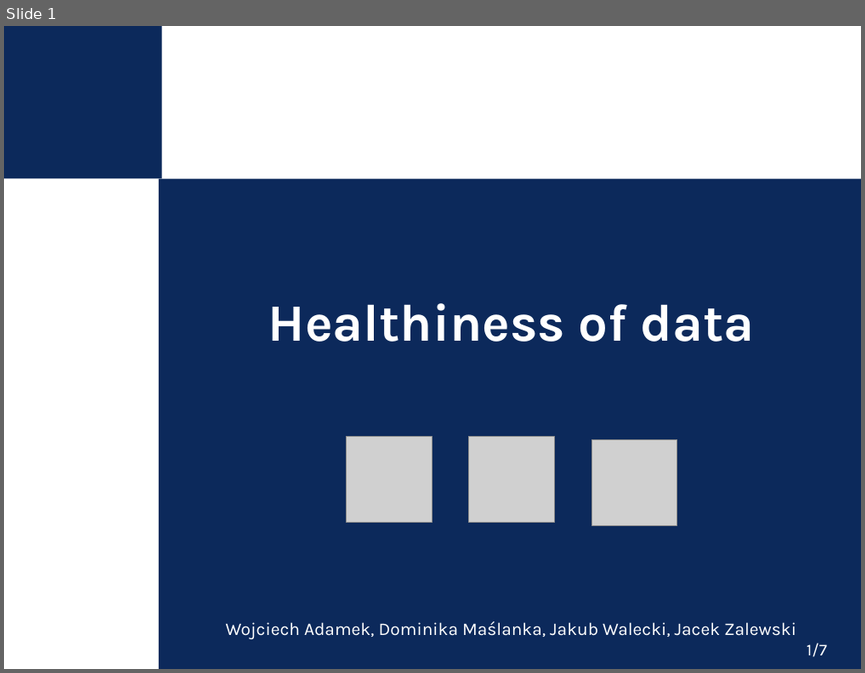
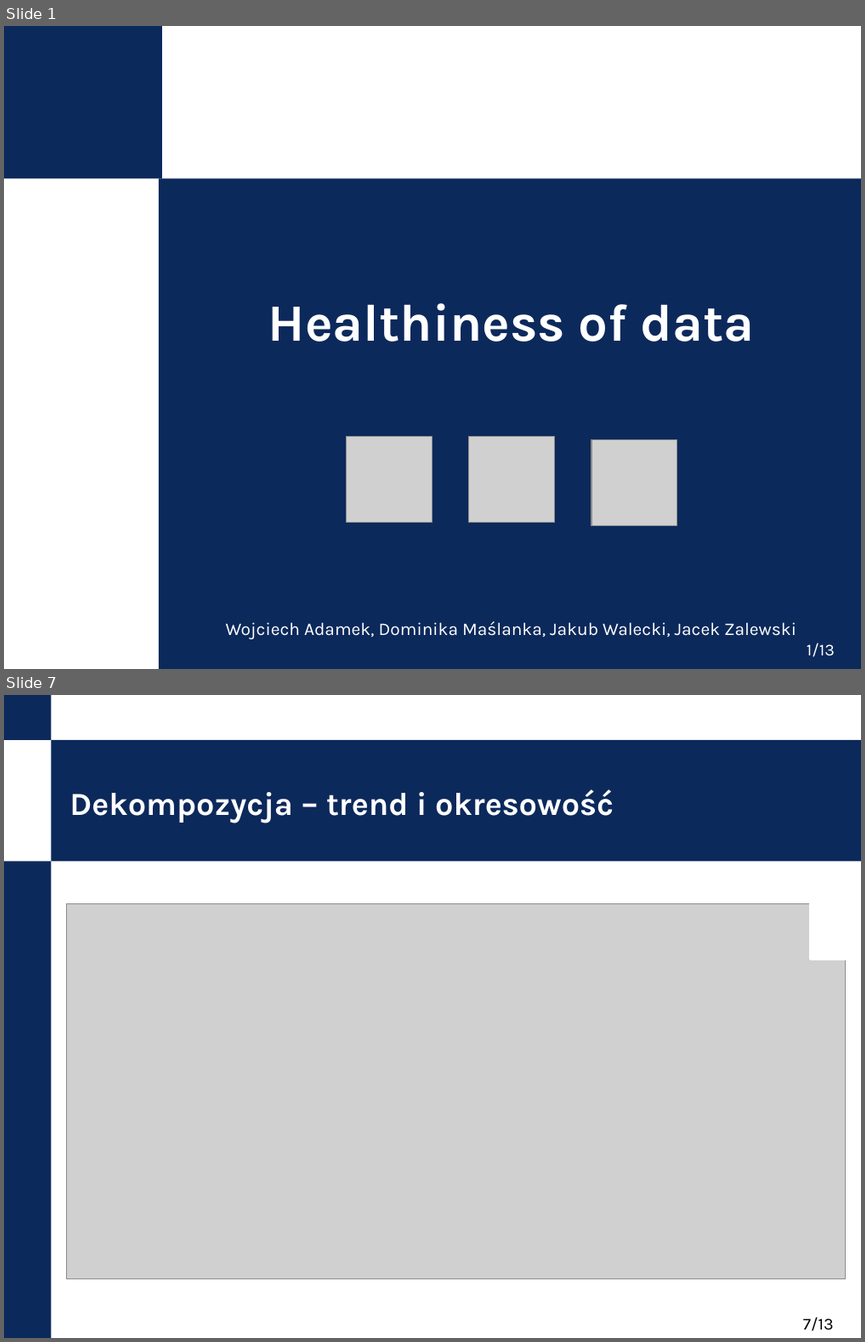
Before and after one commit to nokia-wroclaw/innovativeprojects-healthiness-of-data, a slide deck: KPZ_demo_prezentacja.pptx. Shown one above the other, each under a label of ours: slide 1 before the commit, slides 1 and 7 after it; the slides between them are not shown. The pictures are 865x673 and 865x1342 pixels, drawn with LibreOffice and Linux fonts; fonts in the diff are those of the drawing; grey boxes stand for pictures; background and template pictures are left out. Boxes give left, top, right and bottom in pixels: in the first picture for what was removed or moved away, otherwise in the second. Text is boxed around its words. In the diff, an @@ line names an element or a change of style, - is before the commit and + after.

```diff
--- a/KPZ_demo_prezentacja.pptx
+++ b/KPZ_demo_prezentacja.pptx
@@ slide 7 added at [4, 695, 861, 1338], background #FFFFFF @@
@@ rectangle added at [4, 695, 51, 740], fill #0C295B @@
@@ rectangle added at [51, 740, 861, 862], fill #0C295B @@
@@ title added at [69, 789, 613, 823], 27 pt, text #FFFFFF, bold @@
+Dekompozycja – trend i okresowość
@@ rectangle added at [4, 862, 51, 1338], fill #0C295B @@
@@ picture added at [67, 904, 846, 1278] @@
@@ rectangle added at [811, 904, 846, 959], fill #FFFFFF, outline #FFFFFF 2 pt @@
@@ page number added at [803, 1316, 834, 1331], 14 pt, text #000000 @@
+7/13
@@ page number at [806, 642, 834, 657]: text changed @@
-1/7
+1/13
```
Also in this commit, not shown: 5 slides changed, 6 other slides added, 7 slides removed, 4 other files.
